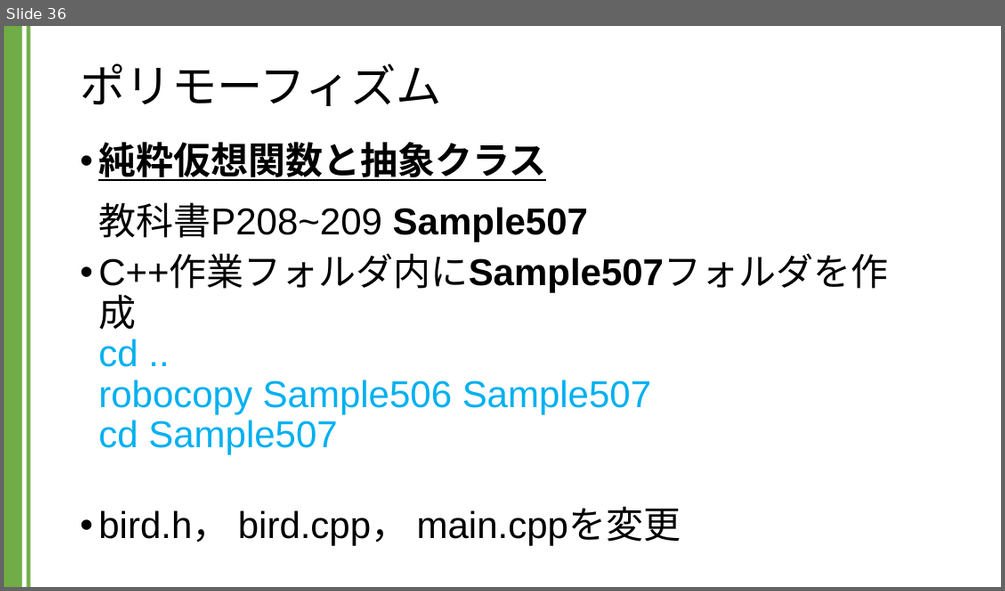
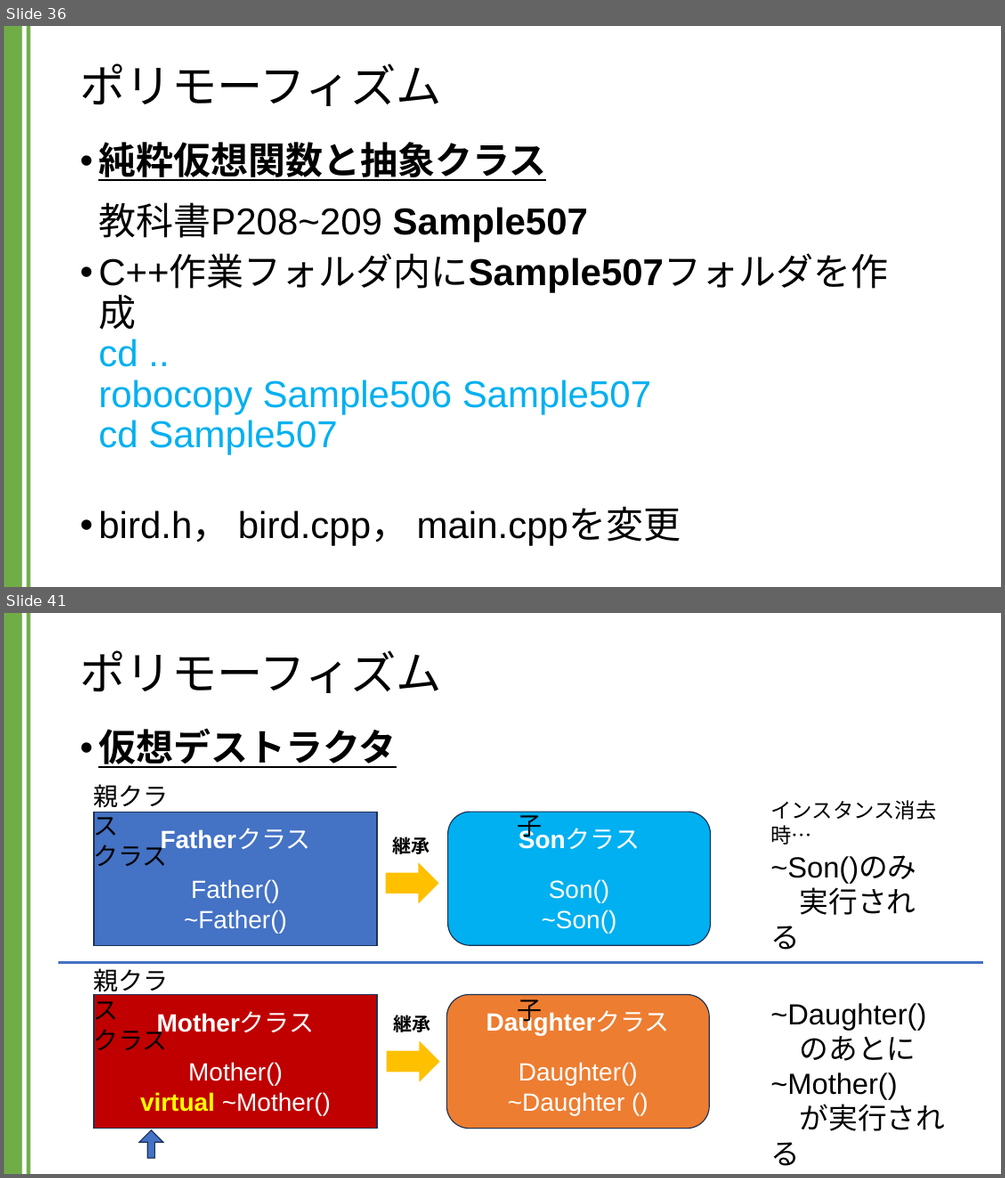
Before and after one commit to kic-murata/cpp2024, a slide deck: 授業資料/講義資料：継承とポリモーフィズム.pptx. Shown one above the other, each under a label of ours: slide 36 before the commit, slides 36 and 41 after it; the slides between them are not shown. The pictures are 1005x591 and 1005x1178 pixels, drawn with LibreOffice and Linux fonts; fonts in the diff are those of the drawing. Boxes give left, top, right and bottom in pixels: in the first picture for what was removed or moved away, otherwise in the second. Text is boxed around its words. In the diff, an @@ line names an element or a change of style, - is before the commit and + after.

```diff
--- a/授業資料/講義資料：継承とポリモーフィズム.pptx
+++ b/授業資料/講義資料：継承とポリモーフィズム.pptx
@@ slide 41 added at (4, 613, 1001, 1174), background #FFFFFF; not listed: 2 template elements that a slide beside it also shows @@
@@ title added at (80, 650, 442, 693), 44 pt, text #000000 @@
+ポリモーフィズム
@@ text added at (98, 728, 396, 768), 36 pt, text #000000, bold, underline @@
+• 仮想デストラクタ
@@ text added at (94, 784, 169, 872), 24 pt, text #000000 @@
+親クラス 子クラス
@@ rectangle added at (94, 811, 377, 946), fill #4472C4, outline #1E3256 1 pt, 24 pt, text #FFFFFF @@
+Fatherクラス
+Father()
+~Father()
@@ rounded rectangle added at (448, 811, 711, 946), fill #00B0F0, outline #1E3256 1 pt, 24 pt, text #FFFFFF @@
+Sonクラス
+Son()
+~Son()
@@ text added at (770, 800, 936, 844), 20 pt, text #000000 @@
+インスタンス消去時…
@@ text added at (392, 834, 429, 857), 18 pt, text #000000, bold @@
+継承
@@ right arrow added at (385, 860, 440, 906), fill #FFC000, outline #FFFFFF 1.5 pt @@
@@ text added at (770, 855, 916, 949), 28 pt, text #000000 @@
+~Son()のみ
+実行される
@@ line added from (57, 962) to (984, 962), #4472C4 3 pt @@
@@ text added at (94, 968, 169, 1056), 24 pt, text #000000 @@
+親クラス 子クラス
@@ rectangle added at (94, 995, 377, 1128), fill #C00000, outline #1E3256 1 pt, 24 pt, text #FFFFFF @@
+Motherクラス
+Mother()
+virtual ~Mother()
@@ text added at (393, 1012, 430, 1035), 18 pt, text #000000, bold @@
+継承
@@ rounded rectangle added at (446, 995, 709, 1128), fill #ED7D31, outline #1E3256 1 pt, 24 pt, text #FFFFFF @@
+Daughterクラス
+Daughter()
+~Daughter ()
@@ text added at (770, 1003, 945, 1131), 28 pt, text #000000 @@
+~Daughter()
+のあとに
+~Mother()
+が実行される
@@ right arrow added at (386, 1038, 441, 1084), fill #FFC000, outline #FFFFFF 1.5 pt @@
@@ down arrow added at (139, 1130, 163, 1158), fill #4472C4, outline #1E3256 1 pt @@
```
Also in this commit, not shown: 4 other slides added, 1 other file.
